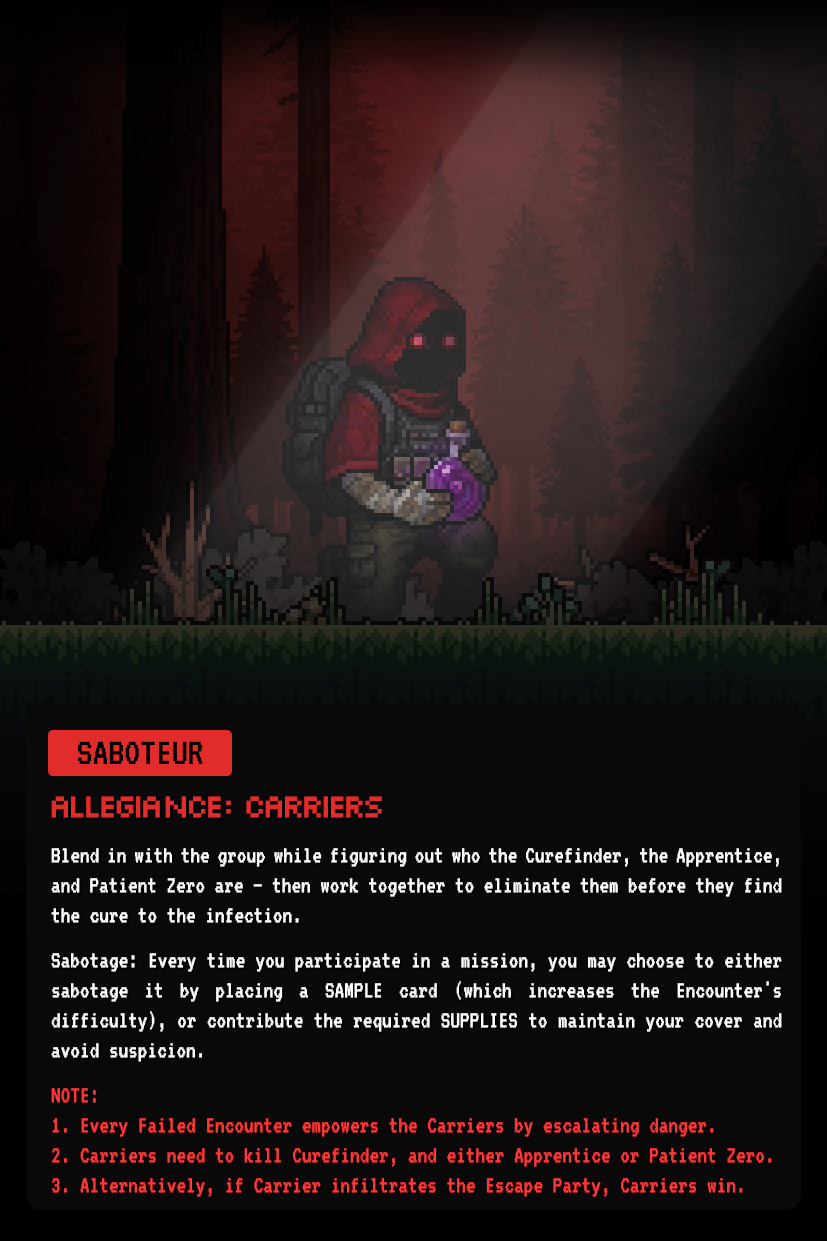
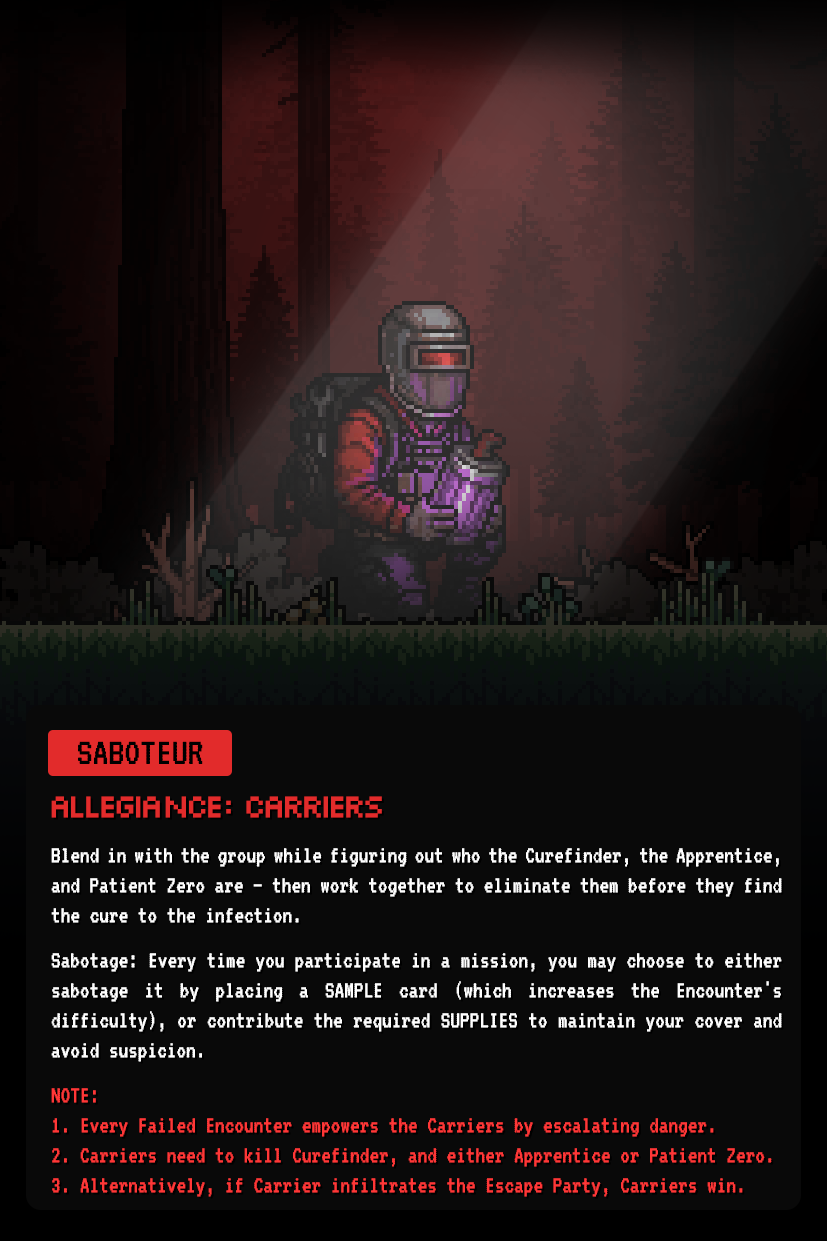
Layered file, before and after one edit (827 x 1241). Changes by layer:
removed layer "Layer 8708" from group "Group 2" over [282, 277, 510, 621]
added layer "Layer 2214's Inner Shadow" in group "Group 2" over [274, 277, 510, 621]
added layer "Layer 8712" in group "Group 2" over [274, 301, 510, 621]